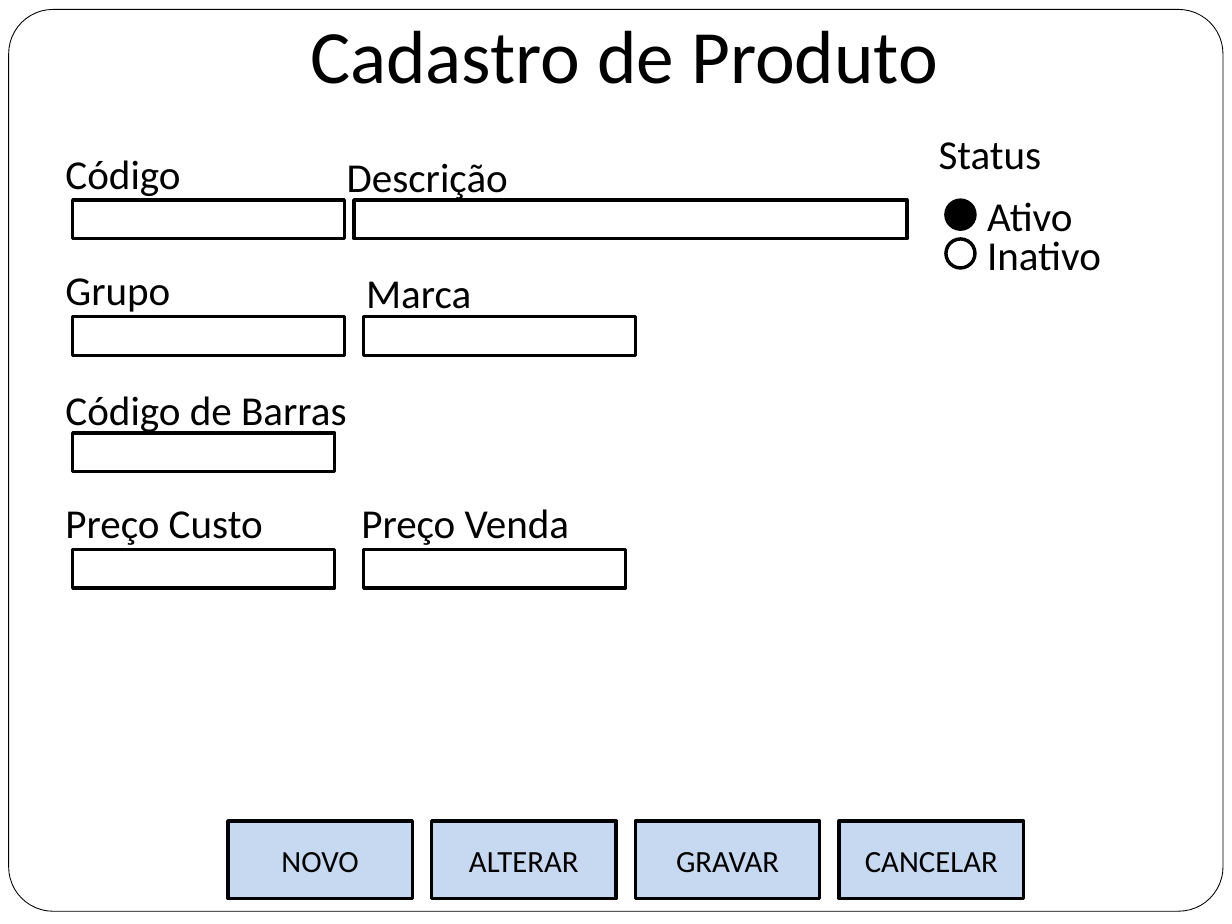
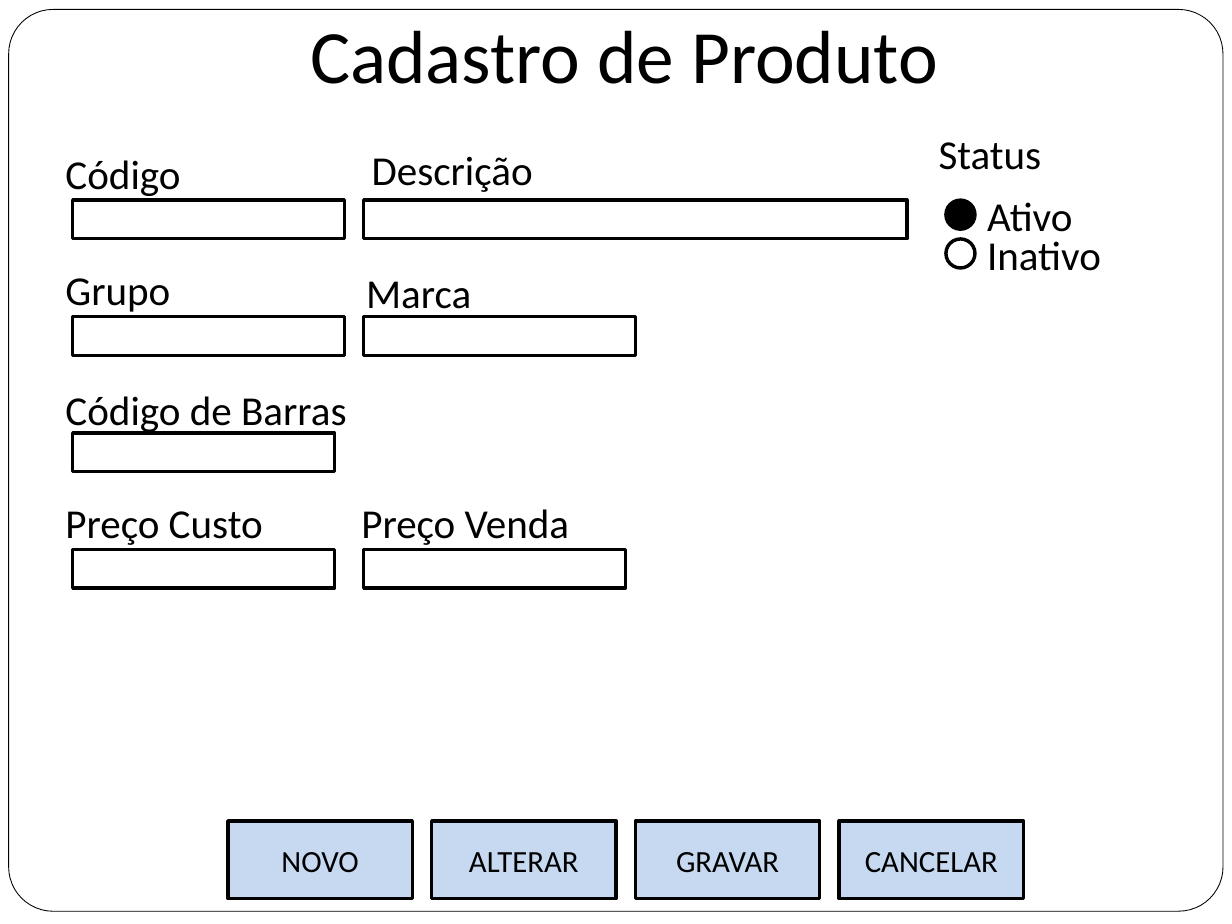
Before and after one commit to flaviochagas/PosGrupo4, a slide deck: slide 8 of Site/site/documentos/prototipos.pptx. Drawn at 1232x924 pixels with LibreOffice and Linux fonts; fonts in the diff are those of the drawing. Boxes give left, top, right and bottom in pixels: in the first picture for what was removed or moved away, otherwise in the second. Text is boxed around its words. In the diff, an @@ line names an element or a change of style, - is before the commit and + after.

```diff
--- a/Site/site/documentos/prototipos.pptx
+++ b/Site/site/documentos/prototipos.pptx
@@ text "Descrição": place and size @@
-text "Descrição" at (347,163,508,202)
+text "Descrição" at (372,156,533,192)
@@ rectangle: place and size @@
-rectangle at (354,200,907,238)
+rectangle at (363,200,907,238)
```
Also in this commit, not shown: 6 other slides changed, 1 other file.
